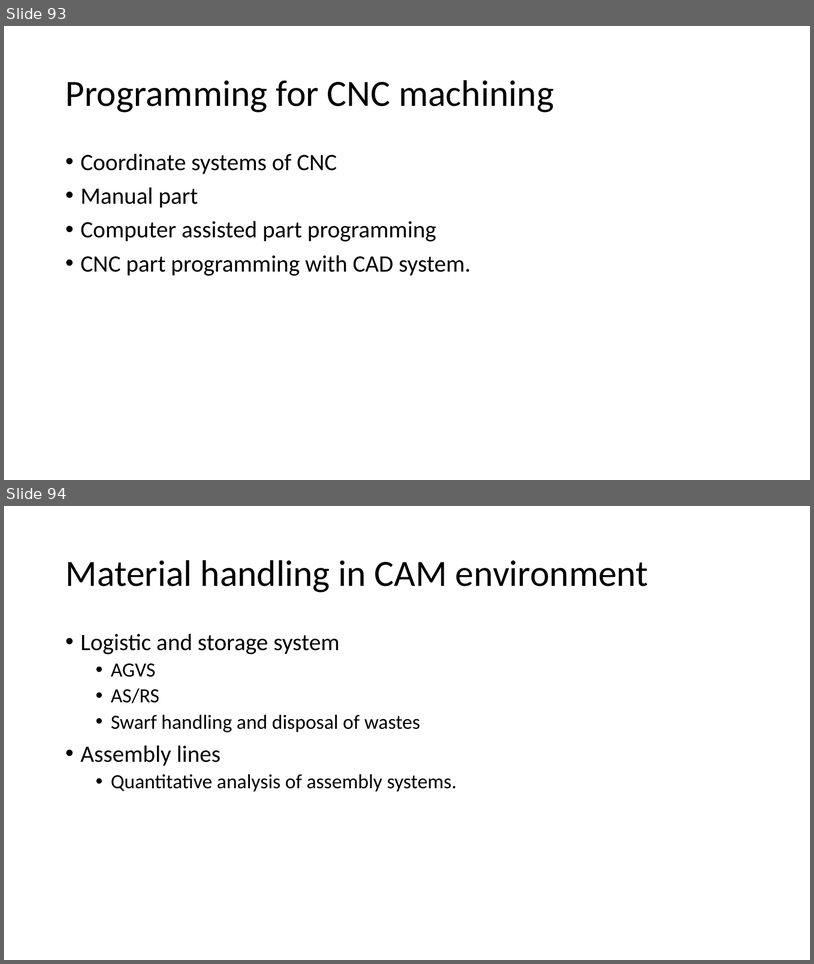
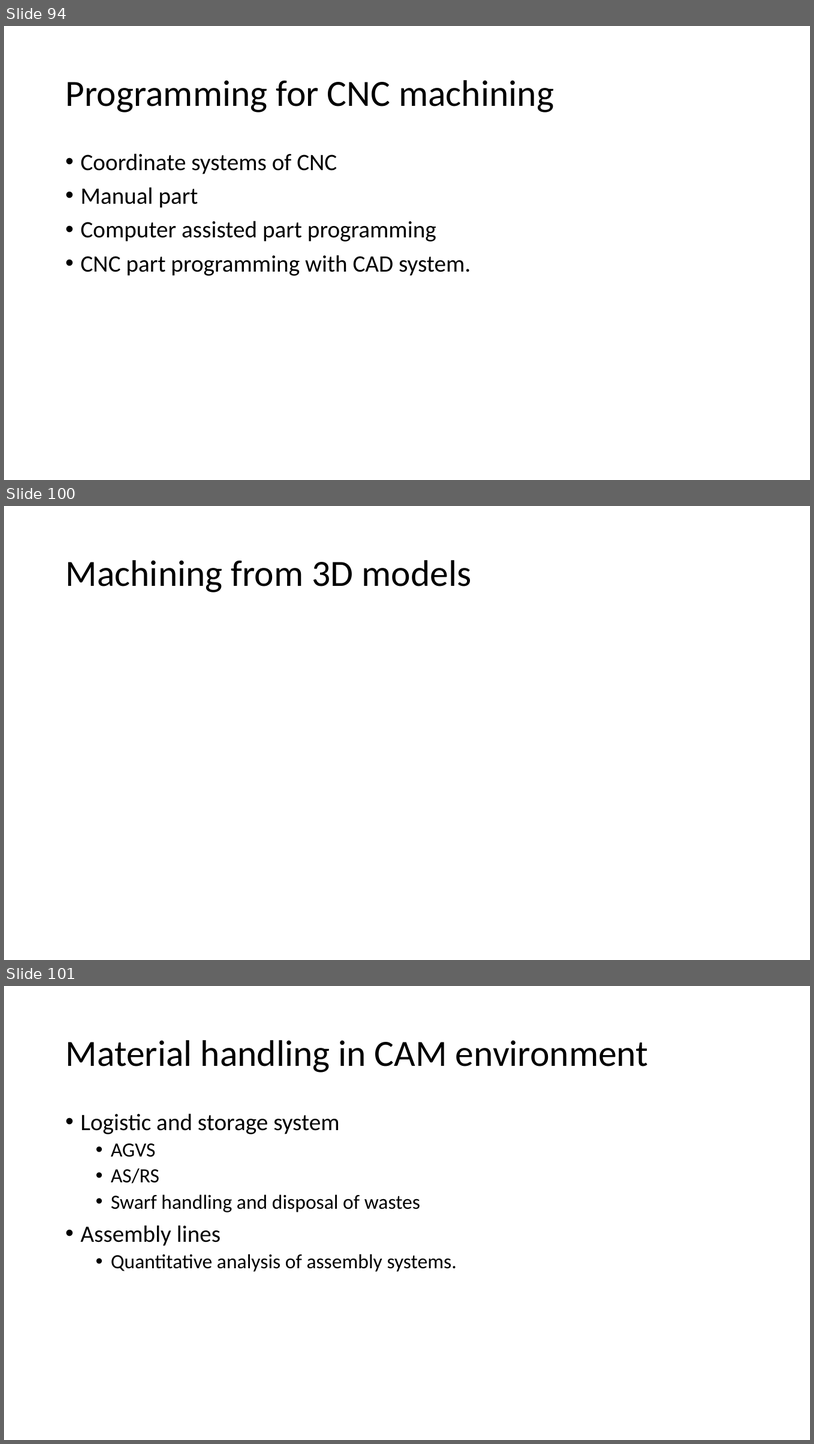
Before and after one commit to Jinny-Ching/cad_cam_course, a slide deck: CAD_CAM.pptx. Shown one above the other, each under a label of ours: slides 93 and 94 before the commit, slides 94, 100 and 101 after it; the slides between them are not shown. The pictures are 814x964 and 814x1444 pixels, drawn with LibreOffice and Linux fonts; fonts in the diff are those of the drawing. Boxes give left, top, right and bottom in pixels: in the first picture for what was removed or moved away, otherwise in the second. Text is boxed around its words. In the diff, an @@ line names an element or a change of style, - is before the commit and + after.

```diff
--- a/CAD_CAM.pptx
+++ b/CAD_CAM.pptx
@@ slide 100 added at <box>4,506,810,960</box>, background #FFFFFF @@
@@ title added at <box>65,560,471,592</box>, 44 pt, text #000000 @@
+Machining from 3D models
@@ what was slide 93 is now slide 94 @@
@@ what was slide 94 is now slide 101 @@
```
Also in this commit, not shown: 6 slides changed, 6 other slides added.
